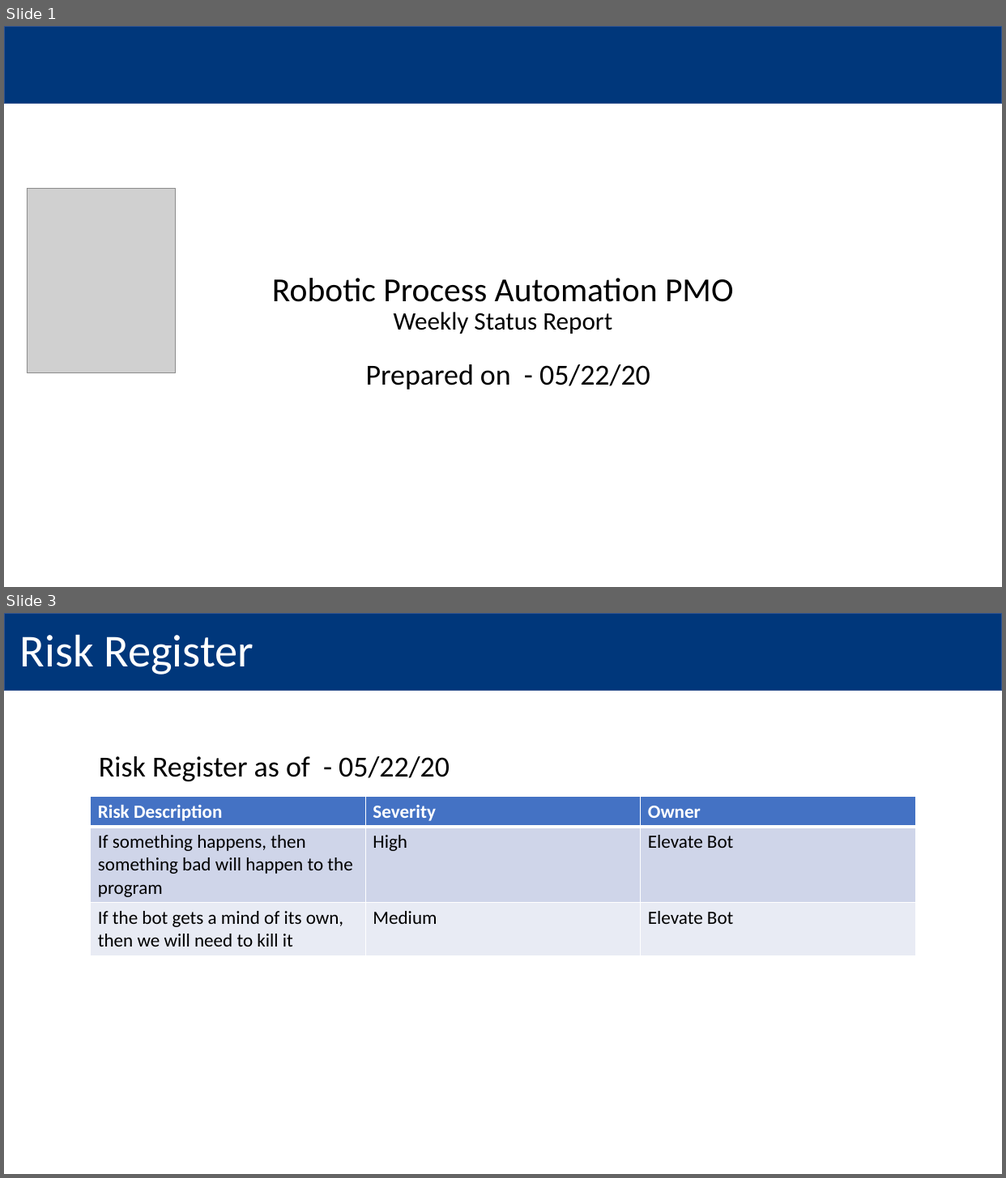
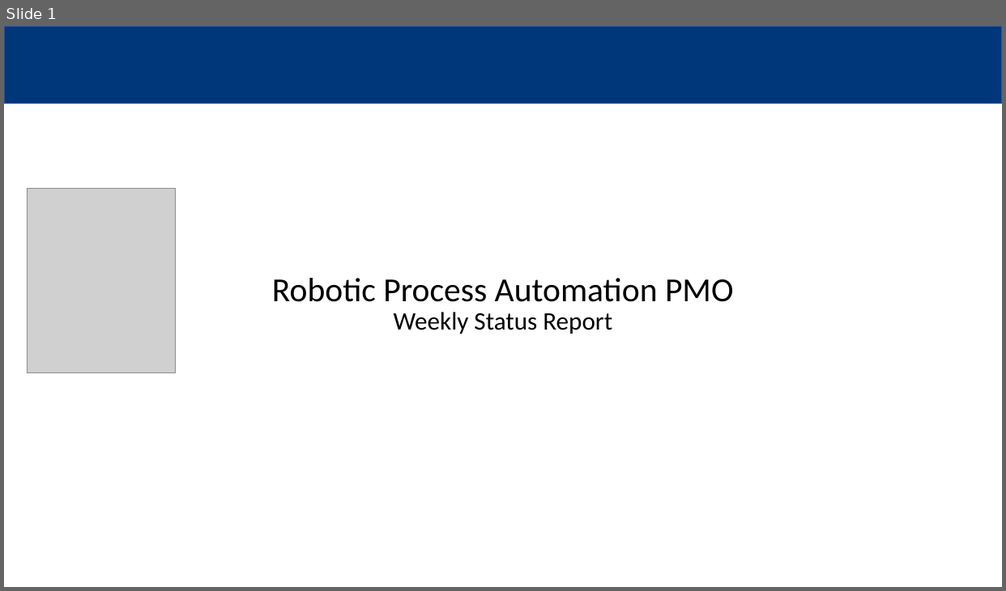
Before and after one commit to MindPetalSoftwareSolutions/VerticalApps_PMO-Bot, a slide deck: Data/Output/Robotic Process Automation PMO.pptx. Shown one above the other, each under a label of ours: slides 1 and 3 before the commit, slide 1 after it; the slides between them are not shown. The pictures are 1006x1178 and 1006x591 pixels, drawn with LibreOffice and Linux fonts; fonts in the diff are those of the drawing; grey boxes stand for pictures; background and template pictures are left out. Boxes give left, top, right and bottom in pixels: in the first picture for what was removed or moved away, otherwise in the second. Text is boxed around its words. In the diff, an @@ line names an element or a change of style, - is before the commit and + after.

```diff
--- a/Data/Output/Robotic Process Automation PMO.pptx
+++ b/Data/Output/Robotic Process Automation PMO.pptx
@@ slide 3 removed at (4, 613, 1002, 1174), background #FFFFFF; not listed: 1 template element that a slide beside it also shows @@
@@ title removed at (20, 634, 254, 675) @@
-Risk Register
@@ text removed at (99, 756, 450, 781) @@
-Risk Register as of - 05/22/20
@@ table removed at (90, 796, 914, 1103), 3 rows, 3 columns @@
-Risk Description | Severity | Owner
-If something happens, then something bad will happen to the program | High | Elevate Bot
-If the bot gets a mind of its own, then we will need to kill it | Medium | Elevate Bot
@@ slide 1 changed as well @@
@@ text removed at (366, 365, 650, 390) @@
-Prepared on - 05/22/20
```
Also in this commit, not shown: 2 slides added, 1 other slide removed, 2 other files.
